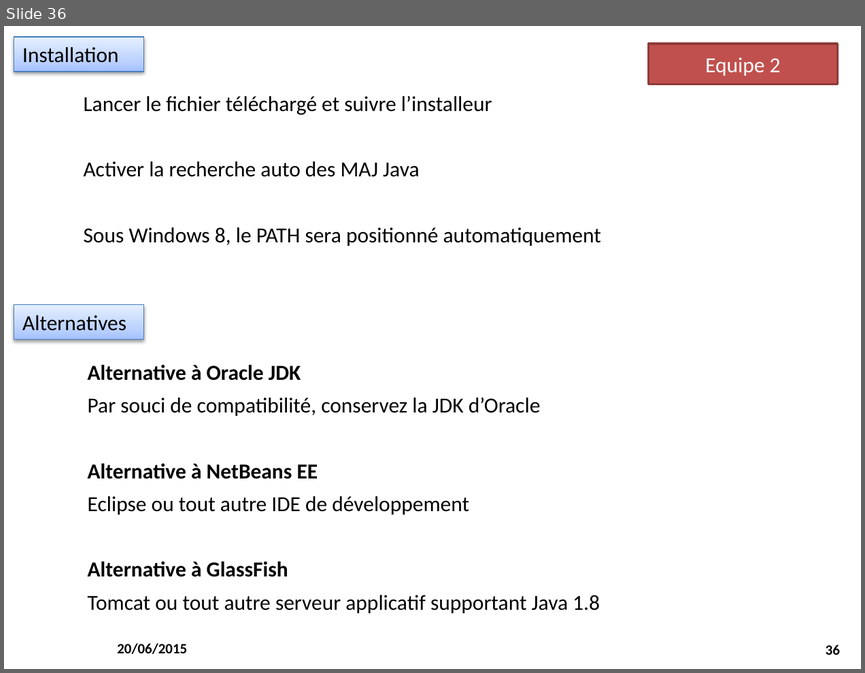
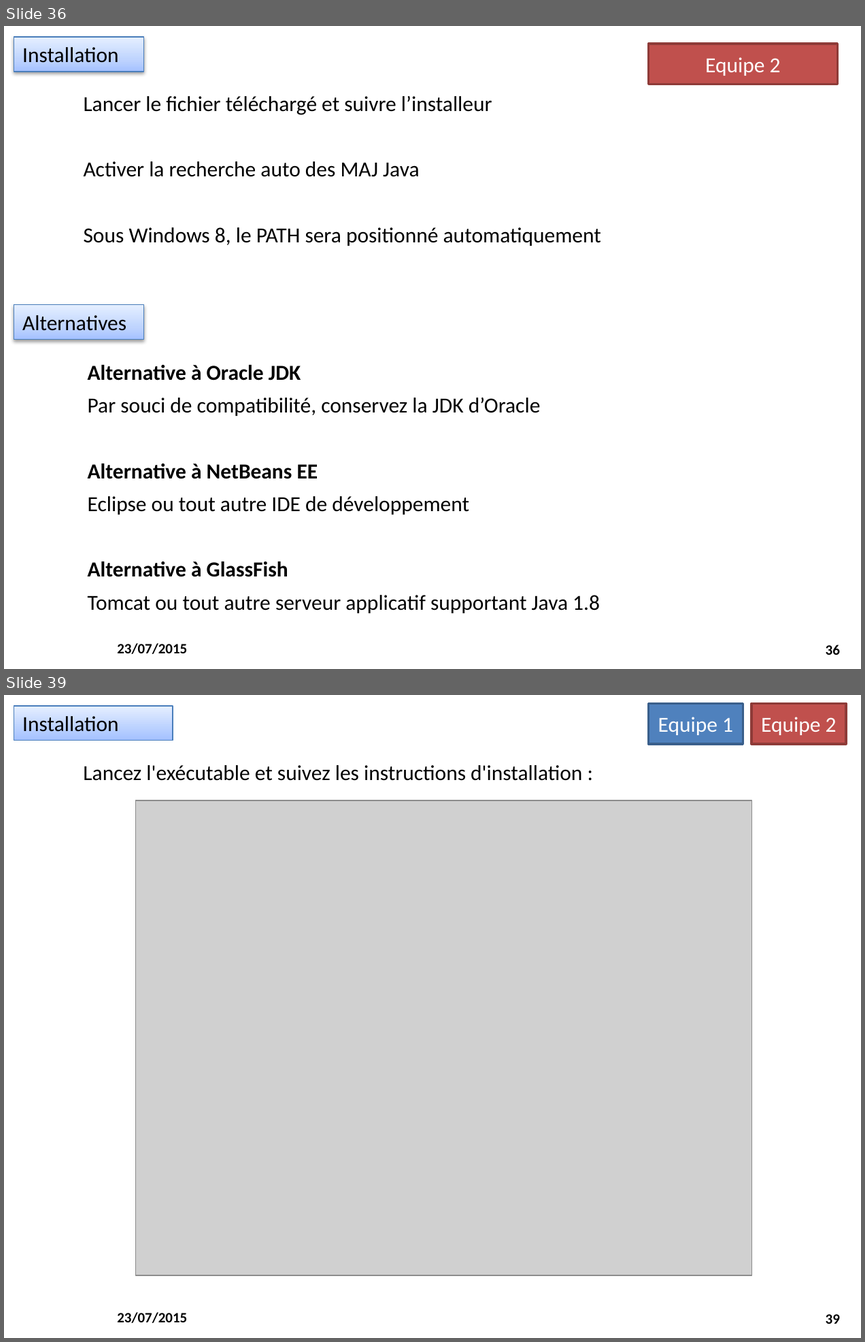
Before and after one commit to M2SIID-ODE/Projet_ODE, a slide deck: Documentation/3 - Documentation technique/Installation_PostesDevs.pptx. Shown one above the other, each under a label of ours: slide 36 before the commit, slides 36 and 39 after it; the slides between them are not shown. The pictures are 865x673 and 865x1342 pixels, drawn with LibreOffice and Linux fonts; fonts in the diff are those of the drawing; grey boxes stand for pictures; background and template pictures are left out. Boxes give left, top, right and bottom in pixels: in the first picture for what was removed or moved away, otherwise in the second. Text is boxed around its words. In the diff, an @@ line names an element or a change of style, - is before the commit and + after.

```diff
--- a/Documentation/3 - Documentation technique/Installation_PostesDevs.pptx
+++ b/Documentation/3 - Documentation technique/Installation_PostesDevs.pptx
@@ slide 39 added at [4, 695, 861, 1338], background #FFFFFF; not listed: 2 template elements that a slide beside it also shows @@
@@ freeform shape added at [14, 706, 173, 741], fill gradient #A4C1FF to #E5EFFF, outline #4A7EBB 0.74 pt, 18 pt, text #000000 @@
+Installation
@@ rectangle added at [649, 704, 742, 744], fill #4F81BD, outline #3A5F8C 2 pt, 18 pt, text #FFFFFF @@
+Equipe 1
@@ rectangle added at [751, 704, 845, 744], fill #C0504D, outline #8E3B39 2 pt, 18 pt, text #FFFFFF @@
+Equipe 2
@@ free added at [75, 755, 653, 790], 18 pt, text #000000 @@
+Lancez l'exécutable et suivez les instructions d'installation :
@@ picture added at [136, 800, 752, 1275] @@
@@ slide 36 changed as well @@
@@ text at [117, 643, 187, 654]: text changed @@
-20/06/2015
+23/07/2015
```
Also in this commit, not shown: 38 other slides changed, 2 other slides added, 9 other files.
